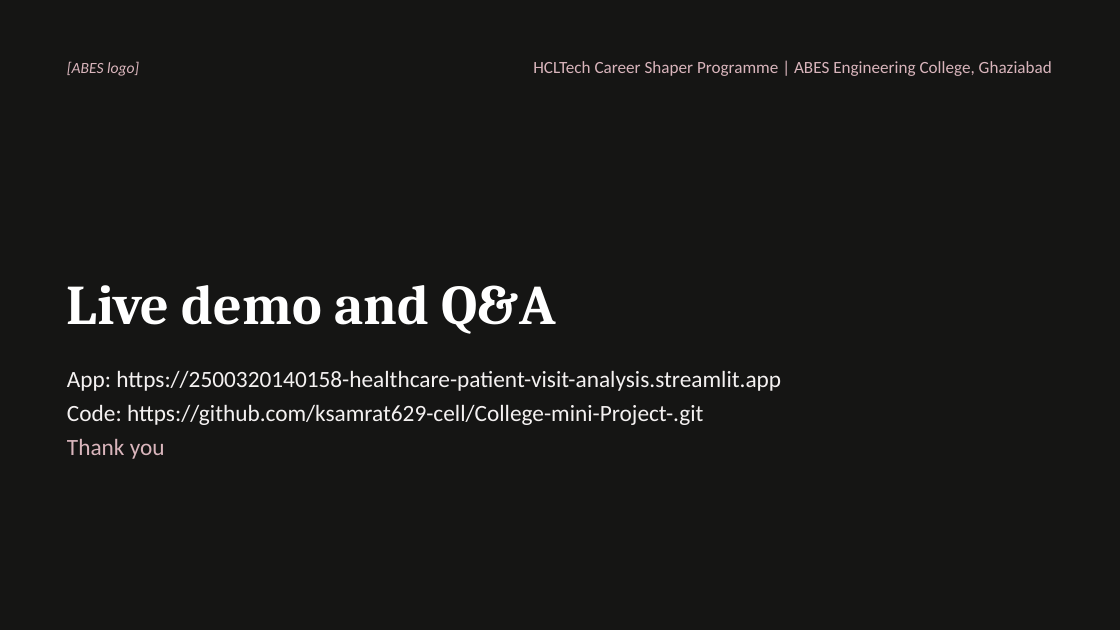
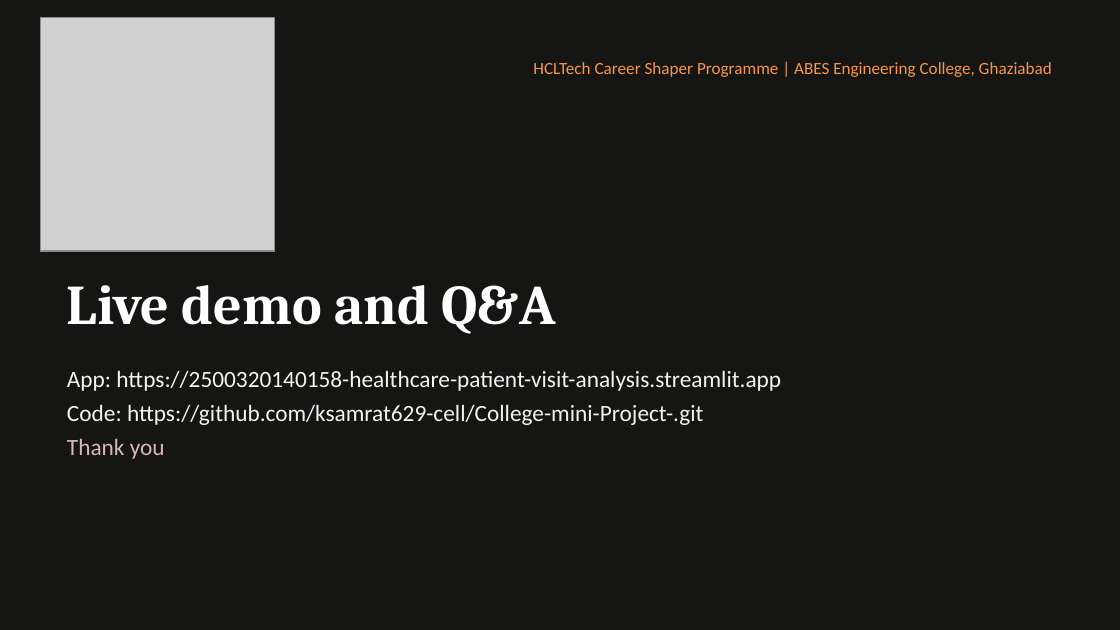
Before and after one commit to ksamrat629-cell/College-mini-Project-, a slide deck: slide 11 of docs/18_Presentation.pptx. Drawn at 1120x630 pixels with LibreOffice and Linux fonts; fonts in the diff are those of the drawing; grey boxes stand for pictures. Boxes give left, top, right and bottom in pixels: in the first picture for what was removed or moved away, otherwise in the second. Text is boxed around its words. In the diff, an @@ line names an element or a change of style, - is before the commit and + after.

```diff
--- a/docs/18_Presentation.pptx
+++ b/docs/18_Presentation.pptx
@@ picture added at [40,18,273,251] @@
@@ text "HCLTech Career Shaper Programme | ..." at [533,62,1052,77]: text colour #D9B5BC to #F79646 @@
@@ text removed at [67,61,139,76] @@
-[ABES logo]
```
Also in this commit, not shown: 2 other slides changed, 3 other files.
